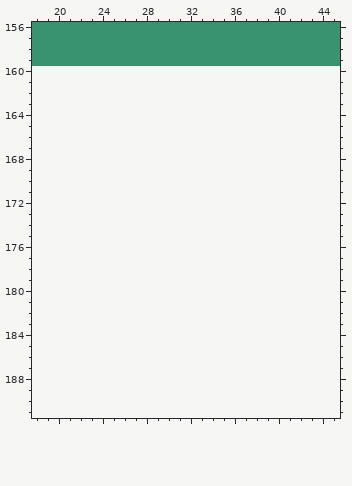
File history of a pixel-art file, Assets/Art/town.aseprite. This is how it looked before the edit.
224x160 pixels, 1 frame. Colours within 5 levels of each other are drawn and written as one. Shown: x 18..45, y 156..191. The old version is drawn lined up with the new one, on the new canvas.
After the commit:
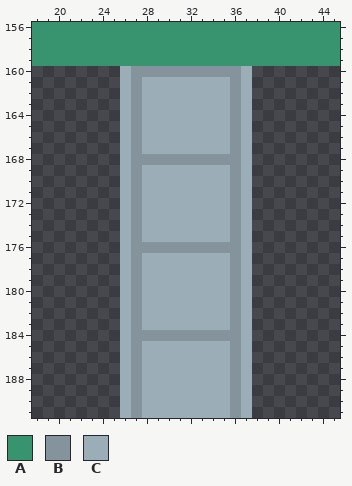
Palette (. is transparent): A #37946e  B #84939c  C #9badb7
Diff:
canvas 224x160 -> 224x192
y 160: x 26..37 ............ -> CBBBBBBBBBBC
y 161..167: x 26..37 ............ -> CBCCCCCCCCBC
y 168: x 26..37 ............ -> CBBBBBBBBBBC
y 169..175: x 26..37 ............ -> CBCCCCCCCCBC
y 176: x 26..37 ............ -> CBBBBBBBBBBC
y 177..183: x 26..37 ............ -> CBCCCCCCCCBC
y 184: x 26..37 ............ -> CBBBBBBBBBBC
y 185..191: x 26..37 ............ -> CBCCCCCCCCBC
Where, in picture pixels (left, top, right, bottom), the same in both pictures:
added: (120, 66, 252, 418)
